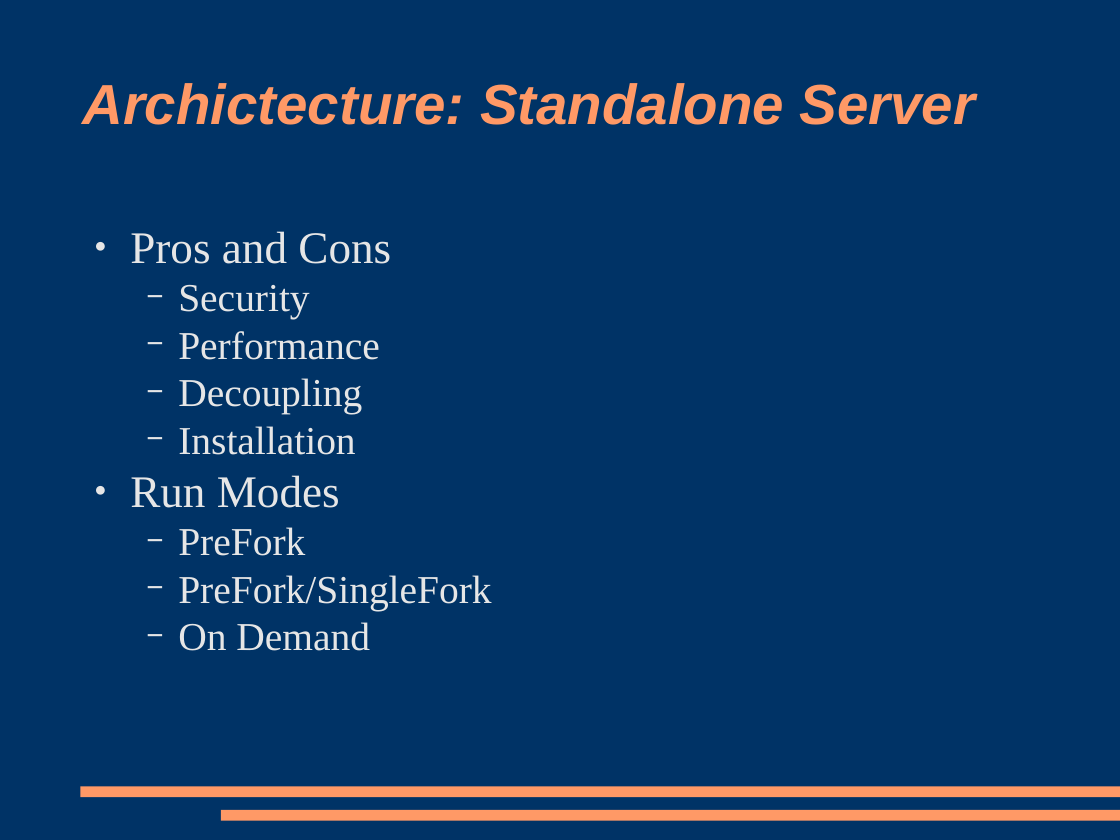
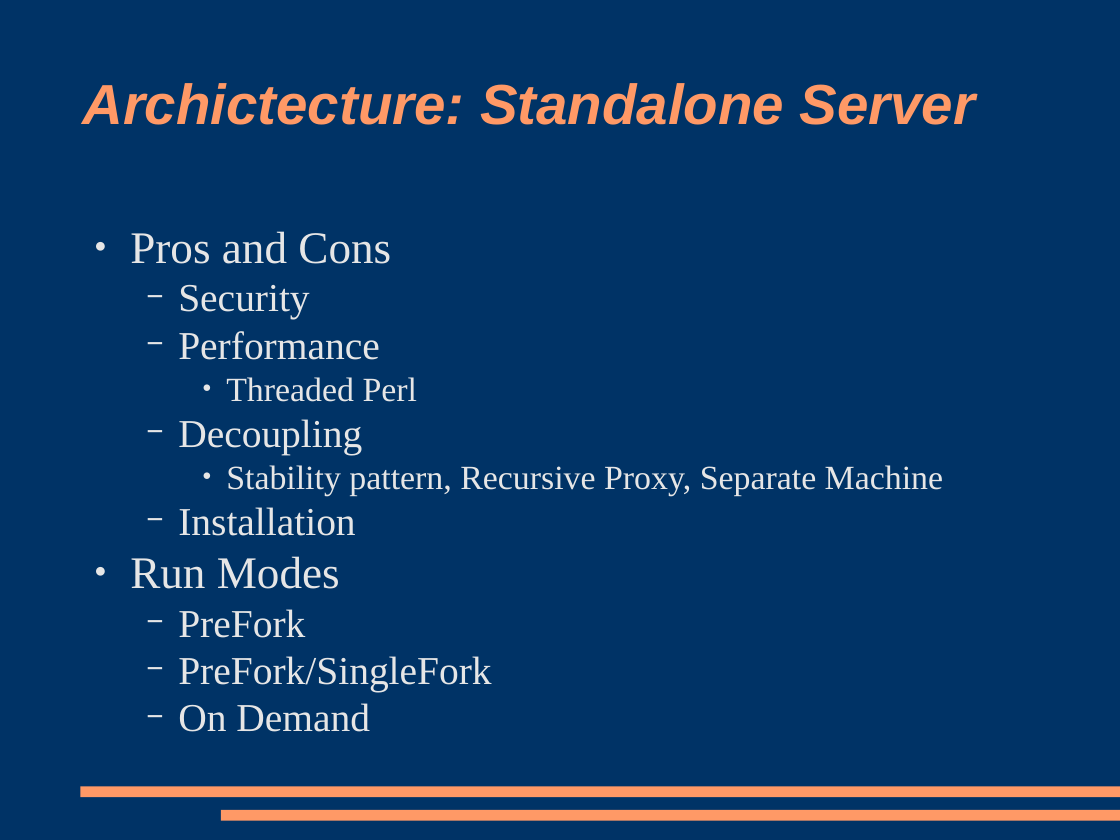
Before and after one commit to racke/Presentations, a slide deck: slide 5 of yapc2008/interchange.odp (slide 4 before the commit). Drawn at 1120x840 pixels with LibreOffice and Linux fonts; fonts in the diff are those of the drawing. Boxes give left, top, right and bottom in pixels: in the first picture for what was removed or moved away, otherwise in the second. Text is boxed around its words. In the diff, an @@ line names an element or a change of style, - is before the commit and + after.

```diff
--- a/yapc2008/interchange.odp
+++ b/yapc2008/interchange.odp
@@ text at [226, 377, 418, 402]: paragraph added @@
+    ● Threaded Perl
@@ text at [226, 465, 943, 496]: paragraph added @@
+    ● Stability pattern, Recursive Proxy, Separate Machine
```
Also in this commit, not shown: 9 other slides changed, 11 slides added.
